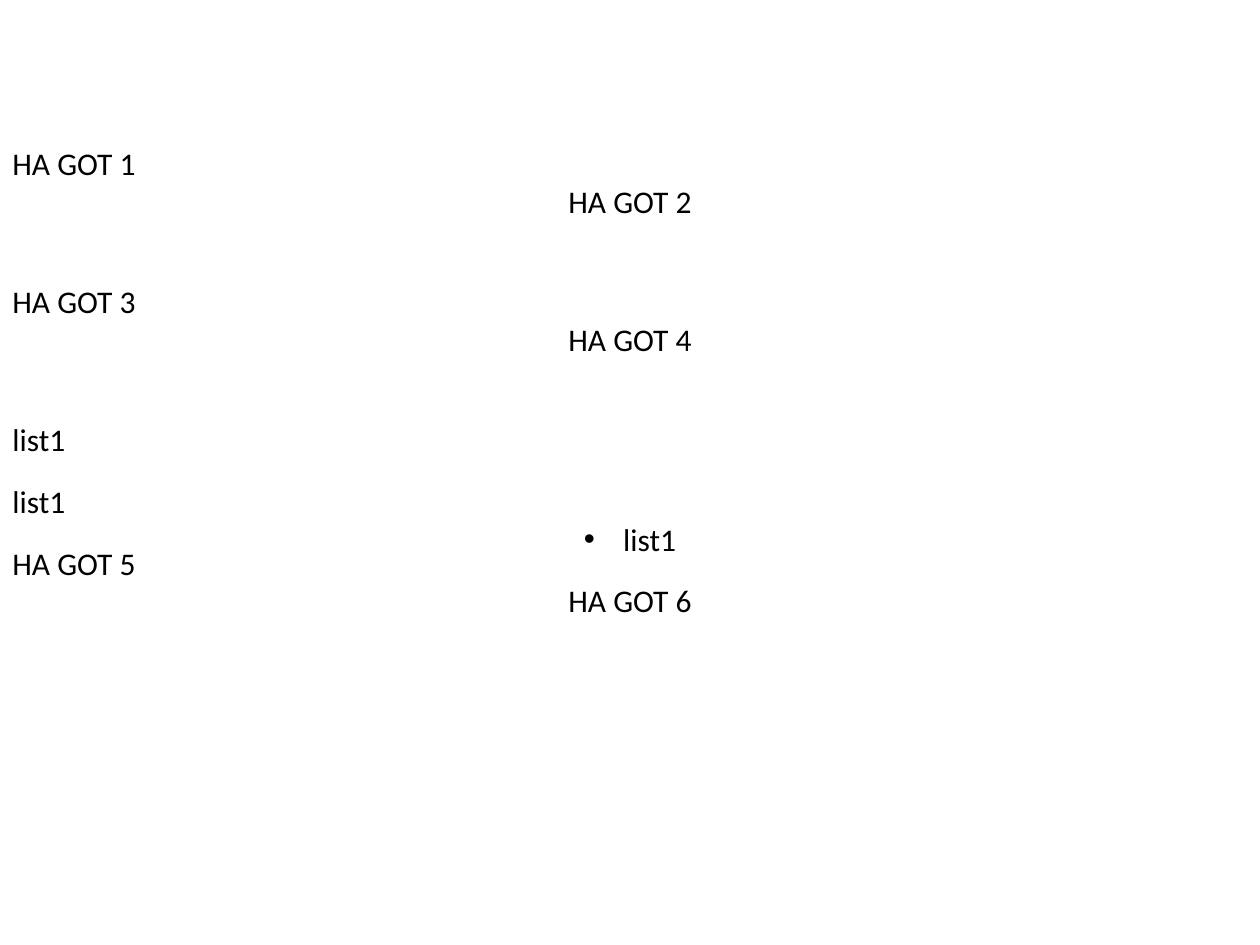
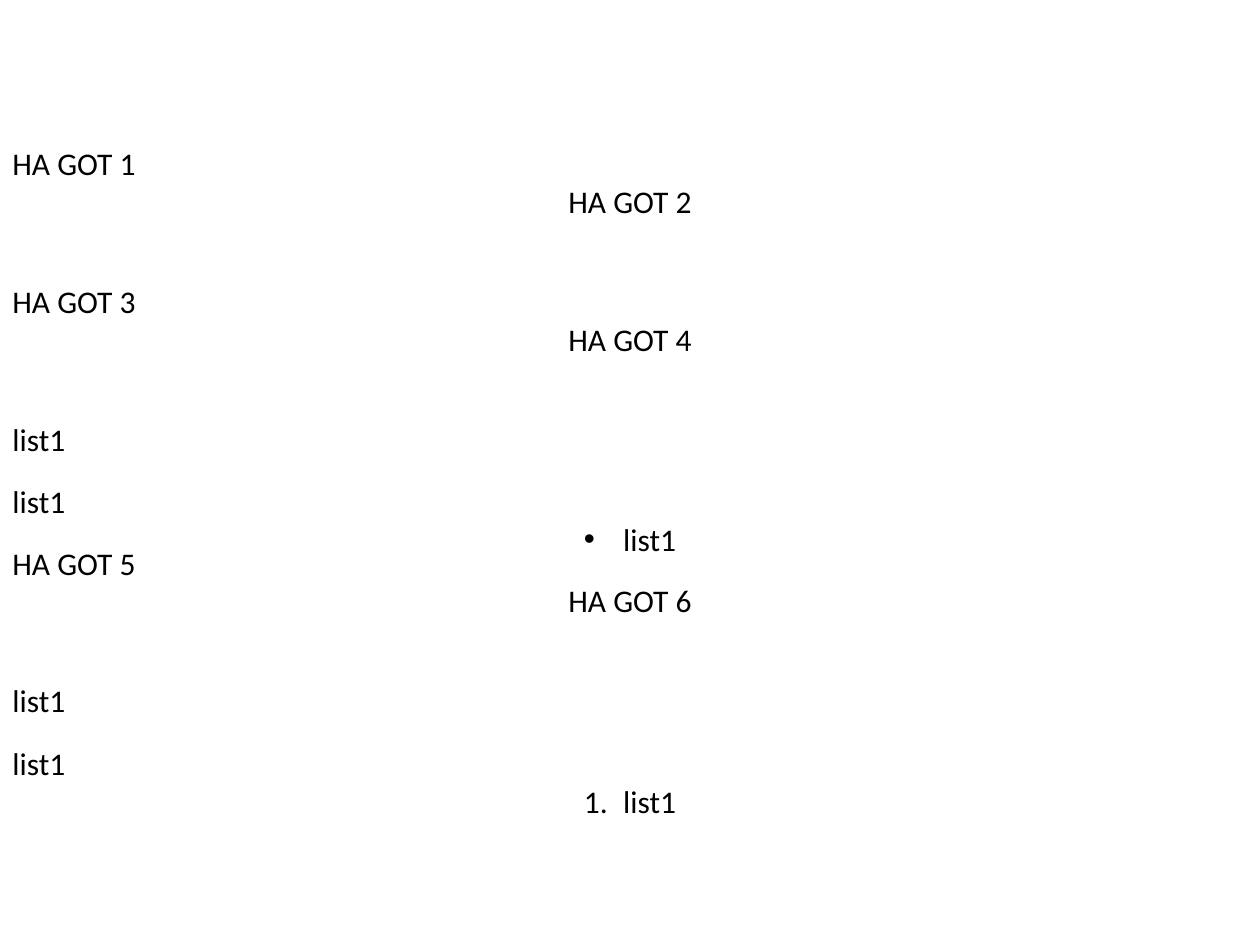
Before and after one commit to datagrovecr/md_ppt, a slide deck: slide 4 of md_ppt/test_results/test.pptx. Drawn at 1260x945 pixels with LibreOffice and Linux fonts; fonts in the diff are those of the drawing. Boxes give left, top, right and bottom in pixels: in the first picture for what was removed or moved away, otherwise in the second. Text is boxed around its words. In the diff, an @@ line names an element or a change of style, - is before the commit and + after.

Commit message:
ordered list

```diff
--- a/md_ppt/test_results/test.pptx
+++ b/md_ppt/test_results/test.pptx
@@ text added at bbox=[12, 690, 676, 814], 18 pt, text #000000 @@
+1. list1
+   list1
+   list1
```
Also in this commit, not shown: 23 other files.
